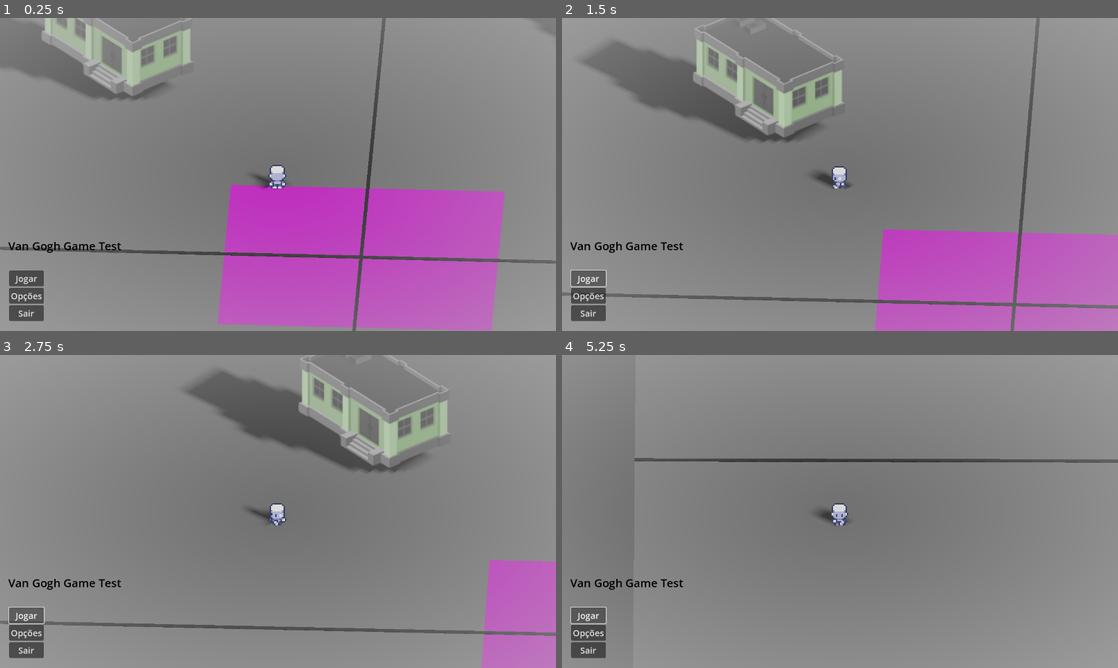
Above: before the commit, frames 1-4 (two rows, left to right).
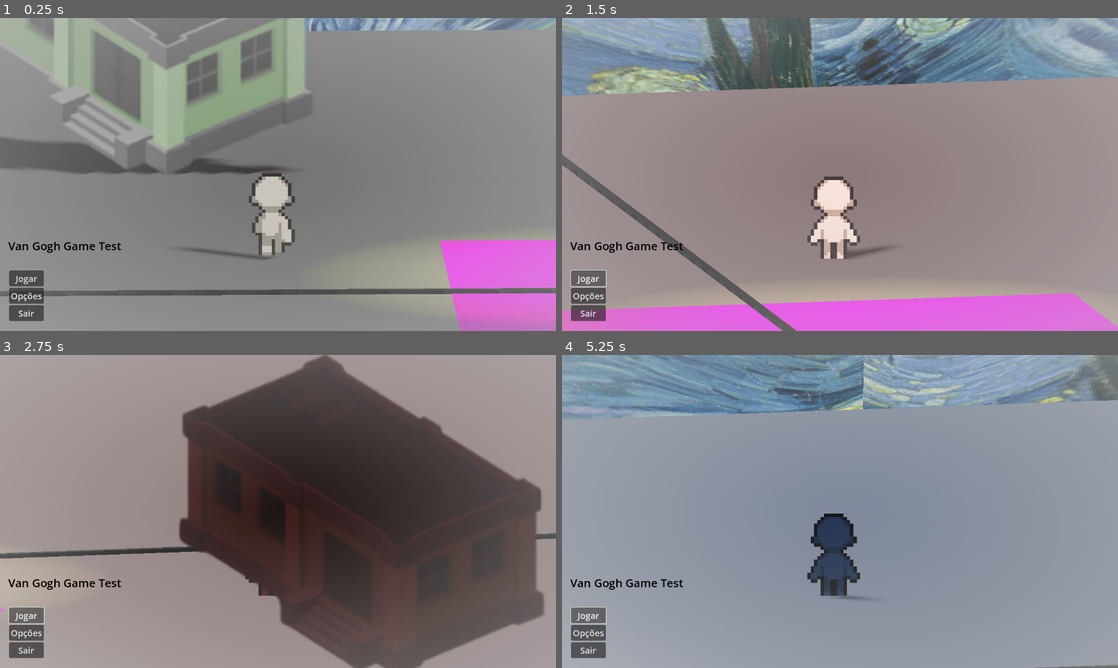
Above: after the commit, the same moments.

Repository: AkiraNim/Van-Gogh-Game
Game: Godot game, scene res://Scenes/Test_Scenes/main_menu_test.tscn
The game is run twice, just before and just after one commit, with the same random seed, the same clock (stepped at 60 frames per second) and the same inputs. This scene is started directly instead of the project's main scene.
Inputs:
- Up to frame 1 (0.25 s): no input
- Up to frame 2 (1.5 s): click "Jogar" at 0.5 s; click "Jogar" at 1.25 s
- Up to frame 3 (2.75 s): tap Enter (ui_accept) at 2, 2.27 s; hold Right (move_right) from 2.03 s (still down)
- Up to frame 4 (5.25 s): release Right (move_right) at 2.78 s; hold Down (move_down) 2.78-3.53 s; tap Enter (ui_accept) at 3.02, 4.52 s; hold Right (move_right) 3.53-4.28 s; hold Up (move_up) 4.28-5.03 s; hold Left (move_left) from 5.03 s (still down)

The runs differ from the first frame. In frame 1, 42% of the frame differs, in the area x 0-100%, y 0-100%; in frame 2, 59%; in frame 3, 71%; in frame 4, 91%.

Commit message:
feat: update scenes

Diff:
--- a/van-gogh-game/Scenes/Test_Scenes/main_menu_test.tscn
+++ b/van-gogh-game/Scenes/Test_Scenes/main_menu_test.tscn
@@ -1,13 +1,13 @@
-[gd_scene load_steps=26 format=3 uid="uid://bauhhjaxsi0jn"]
+[gd_scene load_steps=28 format=3 uid="uid://bauhhjaxsi0jn"]
 
 [ext_resource type="Shader" uid="uid://dwl85yfj0oh1d" path="res://Shaders/Test/main_menu_test.gdshader" id="1_rhw2h"]
 [ext_resource type="Texture2D" uid="uid://d3nnvb8ratflu" path="res://Assets/Scenarios/Buildings/Test/Design sem nome (2).png" id="2_01u15"]
+[ext_resource type="Texture2D" uid="uid://cge3tladpec5o" path="res://Assets/Scenarios/Sky/Test/Gemini_Generated_Image_glydl6glydl6glyd.png" id="2_8bvnj"]
 [ext_resource type="Script" uid="uid://chxg5f7wf5jjh" path="res://Scripts/Test_Scripts/player_follow.gd" id="3_8bvnj"]
 [ext_resource type="PackedScene" uid="uid://dpul6ki1565qd" path="res://Scenes/Test_Scenes/camera_3d.tscn" id="3_o02hk"]
-[ext_resource type="SpriteFrames" uid="uid://dg03xp5kqx2qs" path="res://SpriteFrames/player_sprite_frame.tres" id="4_8bvnj"]
 [ext_resource type="Texture2D" uid="uid://cl0xl76f7yppo" path="res://Assets/Scenarios/Buildings/Design sem nome.png" id="5_e1ivv"]
+[ext_resource type="SpriteFrames" uid="uid://c34islyd00pxg" path="res://SpriteFrames/player_sprite_frame 16x32.tres" id="5_ylnes"]
 [ext_resource type="Script" uid="uid://dr35a0p42an5" path="res://Scripts/Test_Scripts/test_scene_2.gd" id="6_ylnes"]
-[ext_resource type="Script" uid="uid://bbde0kyu1k1bp" path="res://Scripts/Test_Scripts/camera_3d.gd" id="7_8bvnj"]
 
 [sub_resource type="CanvasTexture" id="CanvasTexture_m2p35"]
 
@@ -17,29 +17,40 @@
 shader_parameter/radius = 0.59200002812
 shader_parameter/softness = 1.0
 
+[sub_resource type="PanoramaSkyMaterial" id="PanoramaSkyMaterial_hf300"]
+panorama = ExtResource("2_8bvnj")
+filter = false
+
+[sub_resource type="Sky" id="Sky_8pboq"]
+sky_material = SubResource("PanoramaSkyMaterial_hf300")
+process_mode = 1
+
 [sub_resource type="Environment" id="Environment_vtuy8"]
+background_mode = 2
+sky = SubResource("Sky_8pboq")
+sky_rotation = Vector3(0, 2.7925267, 0)
 ambient_light_source = 2
+
+[sub_resource type="BoxShape3D" id="BoxShape3D_usxod"]
+size = Vector3(1, 0.22705078, 1)
+
+[sub_resource type="StandardMaterial3D" id="StandardMaterial3D_htqfr"]
+albedo_color = Color(1, 0, 1, 1)
+
+[sub_resource type="PlaneMesh" id="PlaneMesh_iqs5x"]
+
+[sub_resource type="BoxShape3D" id="BoxShape3D_ew6fa"]
+size = Vector3(1, 0.4215088, 1)
+
+[sub_resource type="StandardMaterial3D" id="StandardMaterial3D_h6hbo"]
+albedo_color = Color(0, 0, 0, 1)
+
+[sub_resource type="BoxMesh" id="BoxMesh_pt8oq"]
+material = SubResource("StandardMaterial3D_h6hbo")
 
 [sub_resource type="BoxShape3D" id="BoxShape3D_s7h03"]
 size = Vector3(1.8698254, 1.4350586, 2.6168108)
 
-[sub_resource type="BoxShape3D" id="BoxShape3D_usxod"]
-size = Vector3(1, 0.22705078, 1)
-
-[sub_resource type="StandardMaterial3D" id="StandardMaterial3D_htqfr"]
-albedo_color = Color(1, 0, 1, 1)
-
-[sub_resource type="PlaneMesh" id="PlaneMesh_iqs5x"]
-
-[sub_resource type="BoxShape3D" id="BoxShape3D_ew6fa"]
-size = Vector3(1, 0.4215088, 1)
-
-[sub_resource type="StandardMaterial3D" id="StandardMaterial3D_h6hbo"]
-albedo_color = Color(0, 0, 0, 1)
-
-[sub_resource type="BoxMesh" id="BoxMesh_pt8oq"]
-material = SubResource("StandardMaterial3D_h6hbo")
-
 [sub_resource type="BoxShape3D" id="BoxShape3D_h6hbo"]
 size = Vector3(9.97998, 3.7212524, 9.982086)
 
@@ -55,17 +66,17 @@
 [sub_resource type="BoxShape3D" id="BoxShape3D_5bl01"]
 size = Vector3(4.0394287, 3.7212524, 4.039345)
 
-[sub_resource type="Curve3D" id="Curve3D_e1ivv"]
+[sub_resource type="Curve3D" id="Curve3D_8bvnj"]
 closed = true
 _data = {
-"points": PackedVector3Array(0, 0, 0, 0, 0, 0, -1.2499037, -0.23279381, -1.4588542, 0, 0, 0, 0, 0, 0, -1.4625635, -0.23279381, -3.221204, 0, 0, 0, 0, 0, 0, -5.0671825, -0.23279381, -2.936254, 0, 0, 0, 0, 0, 0, -6.8623686, -0.23279381, 0.15545502, 0, 0, 0, 0, 0, 0, -7.184987, -0.23279381, 3.8103533, 0, 0, 0, 0, 0, 0, -4.7150116, -0.23279381, 7.009278, 0, 0, 0, 0, 0, 0, 3.8968751, -0.23279381, 7.369963, 0, 0, 0, 0, 0, 0, 6.235911, -0.23279381, 3.7595687, 0, 0, 0, 0, 0, 0, 1.7420734, -0.23279381, -1.4731016),
-"tilts": PackedFloat32Array(0, 0, 0, 0, 0, 0, 0, 0, 0)
+"points": PackedVector3Array(0, 0, 0, 0, 0, 0, -1.5478821, 0, -0.25162616, 0, 0, 0, 0, 0, 0, -1.4868813, 0, -1.9748837, 0, 0, 0, 0, 0, 0, -5.0706477, 0, -2.737387, 0, 0, 0, 0, 0, 0, -6.4126534, 0, 3.2101393),
+"tilts": PackedFloat32Array(0, 0, 0, 0)
 }
-point_count = 9
-
-[sub_resource type="CapsuleShape3D" id="CapsuleShape3D_8bvnj"]
-radius = 0.1459961
-height = 0.4065323
+point_count = 4
+
+[sub_resource type="CapsuleShape3D" id="CapsuleShape3D_f3fd5"]
+radius = 0.11035156
+height = 0.44779205
 
 [node name="Control" type="Control"]
 layout_mode = 3
@@ -94,35 +105,17 @@
 render_target_update_mode = 4
 
 [node name="TestScene2" type="Node3D" parent="SubViewportContainer/SubViewport"]
-transform = Transform3D(1, 0, 0, 0, 1, 0, 0, 0, 1, -0.835762, 0.23278809, -0.13537598)
-
-[node name="WorldEnvironment" type="WorldEnvironment" parent="SubViewportContainer/SubViewport/TestScene2"]
+
+[node name="Sky" type="Node3D" parent="SubViewportContainer/SubViewport/TestScene2"]
+
+[node name="WorldEnvironment" type="WorldEnvironment" parent="SubViewportContainer/SubViewport/TestScene2/Sky"]
 environment = SubResource("Environment_vtuy8")
 
-[node name="DirectionalLight3D" type="DirectionalLight3D" parent="SubViewportContainer/SubViewport/TestScene2"]
+[node name="DirectionalLight3D" type="DirectionalLight3D" parent="SubViewportContainer/SubViewport/TestScene2/Sky"]
 transform = Transform3D(0.62932026, -0.36364973, 0.6868148, 0, 0.88376546, 0.46792972, -0.77714586, -0.2944777, 0.5561716, 0, 3.600955, 0)
 layers = 2
 shadow_enabled = true
 shadow_opacity = 0.85
-
-[node name="StaticBody3D" type="StaticBody3D" parent="SubViewportContainer/SubViewport/TestScene2"]
-transform = Transform3D(1, 0, 0, 0, 0.99999994, 0, 0, 0, 0.99999994, -3.7002563, 0.8326516, -4.7178955)
-
-[node name="CollisionShape3D" type="CollisionShape3D" parent="SubViewportContainer/SubViewport/TestScene2/StaticBody3D"]
-transform = Transform3D(0.8333878, 0, 0.55268866, 0, 0.9999942, 0, -0.5526829, 0, 0.833382, -0.0037686825, -0.2175293, -0.55882406)
-shape = SubResource("BoxShape3D_s7h03")
-
-[node name="Sprite3D2" type="Sprite3D" parent="SubViewportContainer/SubViewport/TestScene2/StaticBody3D"]
-transform = Transform3D(1, 0, 2.9802322e-08, 2.9802317e-08, 0.99999976, 0, -5.9604634e-08, 0, 0.9999998, 0, 0, 0)
-billboard = 1
-shaded = true
-alpha_cut = 2
-texture = ExtResource("2_01u15")
-
-[node name="Sprite3D3" type="Sprite3D" parent="SubViewportContainer/SubViewport/TestScene2"]
-transform = Transform3D(1, 0, 0, 0, 0.85985225, 0.5105429, 0, -0.5105429, 0.85985225, 4.590726, 0.75343406, -5.5870066)
-alpha_cut = 2
-texture = ExtResource("2_01u15")
 
 [node name="floor2" type="StaticBody3D" parent="SubViewportContainer/SubViewport/TestScene2"]
 
@@ -147,6 +140,11 @@
 mesh = SubResource("PlaneMesh_iqs5x")
 
 [node name="Cenario" type="Node3D" parent="SubViewportContainer/SubViewport/TestScene2"]
+
+[node name="Sprite3D3" type="Sprite3D" parent="SubViewportContainer/SubViewport/TestScene2/Cenario"]
+transform = Transform3D(1, 0, 0, 0, 0.85985225, 0.5105429, 0, -0.5105429, 0.85985225, 4.590726, 0.75343406, -5.5870066)
+alpha_cut = 2
+texture = ExtResource("2_01u15")
 
 [node name="MeshInstance3D" type="MeshInstance3D" parent="SubViewportContainer/SubViewport/TestScene2/Cenario"]
 transform = Transform3D(-2.1855695e-09, 20, -2.1855695e-09, 0, -8.742278e-07, -0.05, -0.05, -8.742278e-07, 9.553427e-17, 0, 0, 0)
@@ -165,10 +163,24 @@
 texture_filter = 2
 texture = ExtResource("5_e1ivv")
 
+[node name="StaticBody3D" type="StaticBody3D" parent="SubViewportContainer/SubViewport/TestScene2/Cenario"]
+transform = Transform3D(1, 0, 0, 0, 0.99999994, 0, 0, 0, 0.99999994, -3.7002563, 0.8326516, -4.7178955)
+
+[node name="CollisionShape3D" type="CollisionShape3D" parent="SubViewportContainer/SubViewport/TestScene2/Cenario/StaticBody3D"]
+transform = Transform3D(0.8333878, 0, 0.55268866, 0, 0.9999942, 0, -0.5526829, 0, 0.833382, -0.0037686825, -0.2175293, -0.55882406)
+shape = SubResource("BoxShape3D_s7h03")
+
+[node name="Sprite3D2" type="Sprite3D" parent="SubViewportContainer/SubViewport/TestScene2/Cenario/StaticBody3D"]
+transform = Transform3D(1, 0, 2.9802322e-08, 2.9802317e-08, 0.99999976, 0, -5.9604634e-08, 0, 0.9999998, 0, 0, 0)
+billboard = 1
+shaded = true
+alpha_cut = 2
+texture = ExtResource("2_01u15")
+
 [node name="Zonas" type="Node3D" parent="SubViewportContainer/SubViewport/TestScene2" node_paths=PackedStringArray("world_environment", "directional_light", "zona_vermelha", "zona_azul", "zona_verde", "zona_amarela", "zona_neutra")]
 script = ExtResource("6_ylnes")
-world_environment = NodePath("../WorldEnvironment")
-directional_light = NodePath("../DirectionalLight3D")
+world_environment = NodePath("../Sky/WorldEnvironment")
+directional_light = NodePath("../Sky/DirectionalLight3D")
 cor_zona_vermelha = Color(0.22745098, 0.039215688, 0.039215688, 1)
 cor_zona_azul = Color(0.0627451, 0.14117648, 0.29411766, 1)
 cor_zona_verde = Color(0.051678214, 0.26028818, 0.06808573, 1)
@@ -189,7 +201,6 @@
 
 [node name="ZonaVermelha" type="Area3D" parent="SubViewportContainer/SubViewport/TestScene2/Zonas"]
 transform = Transform3D(1, 0, 0, 0, 1, 0, 0, 0, 1, -5.0018616, 0, -5.017602)
-collision_mask = 2
 
 [node name="CollisionShape3D" type="CollisionShape3D" parent="SubViewportContainer/SubViewport/TestScene2/Zonas/ZonaVermelha"]
 transform = Transform3D(1, 0, 0, 0, 1, 0, 0, 0, 1, 0, 1.7264099, 0)
@@ -198,7 +209,6 @@
 
 [node name="ZonaAzul" type="Area3D" parent="SubViewportContainer/SubViewport/TestScene2/Zonas"]
 transform = Transform3D(1, 0, 0, 0, 1, 0, 0, 0, 1, -5.0018616, 0, 4.999892)
-collision_mask = 2
 
 [node name="CollisionShape3D" type="CollisionShape3D" parent="SubViewportContainer/SubViewport/TestScene2/Zonas/ZonaAzul"]
 transform = Transform3D(1, 0, 0, 0, 1, 0, 0, 0, 1, 0, 1.7264099, 0)
@@ -207,7 +217,6 @@
 
 [node name="ZonaVerde" type="Area3D" parent="SubViewportContainer/SubViewport/TestScene2/Zonas"]
 transform = Transform3D(1, 0, 0, 0, 1, 0, 0, 0, 1, 4.998123, 0, 4.999892)
-collision_mask = 2
 
 [node name="CollisionShape3D" type="CollisionShape3D" parent="SubViewportContainer/SubViewport/TestScene2/Zonas/ZonaVerde"]
 transform = Transform3D(1, 0, 0, 0, 1, 0, 0, 0, 1, 0, 1.7264099, 0)
@@ -216,7 +225,6 @@
 
 [node name="ZonaAmarela" type="Area3D" parent="SubViewportContainer/SubViewport/TestScene2/Zonas"]
 transform = Transform3D(1, 0, 0, 0, 1, 0, 0, 0, 1, 4.0004425, 0, -4.168215)
-collision_mask = 2
 
 [node name="CollisionShape3D" type="CollisionShape3D" parent="SubViewportContainer/SubViewport/TestScene2/Zonas/ZonaAmarela"]
 transform = Transform3D(1, 0, 0, 0, 1, 0, 0, 0, 1, 0.96985435, 1.7264099, -0.8890314)
@@ -224,52 +232,54 @@
 debug_color = Color(0.87058824, 1, 0, 0.41960785)
 
 [node name="ZonaNeutra" type="Area3D" parent="SubViewportContainer/SubViewport/TestScene2/Zonas"]
-collision_mask = 2
 
 [node name="CollisionShape3D" type="CollisionShape3D" parent="SubViewportContainer/SubViewport/TestScene2/Zonas/ZonaNeutra"]
 transform = Transform3D(1, 0, 0, 0, 1, 0, 0, 0, 1, -0.03729248, 0, -0.019390106)
 shape = SubResource("BoxShape3D_5bl01")
 debug_color = Color(0.6666667, 0, 1, 0.41960785)
 
-[node name="Player" type="Node3D" parent="SubViewportContainer/SubViewport/TestScene2" node_paths=PackedStringArray("camera")]
-transform = Transform3D(1, 0, 0, 0, 1, 0, 0, 0, 1, 0, 0.056292474, 0)
+[node name="SpotLight3D" type="SpotLight3D" parent="SubViewportContainer/SubViewport/TestScene2"]
+transform = Transform3D(1, 0, 0, 0, -4.371139e-08, 1, 0, -1, -4.371139e-08, -0.95129395, 2, -0.59262085)
+light_color = Color(1, 1, 0.56078434, 1)
+light_energy = 0.631
+shadow_enabled = true
+
+[node name="Path3D" type="Path3D" parent="SubViewportContainer/SubViewport" node_paths=PackedStringArray("camera")]
+curve = SubResource("Curve3D_8bvnj")
 script = ExtResource("3_8bvnj")
-camera = NodePath("Path3D/Camera3D2")
-
-[node name="Path3D" type="Path3D" parent="SubViewportContainer/SubViewport/TestScene2/Player"]
-transform = Transform3D(1, 0, 0, 0, 1, 0, 0, 0, 1, 0, 0.40027428, 0)
-curve = SubResource("Curve3D_e1ivv")
-
-[node name="Camera3D2" parent="SubViewportContainer/SubViewport/TestScene2/Player/Path3D" node_paths=PackedStringArray("alvo") instance=ExtResource("3_o02hk")]
-transform = Transform3D(1, 0, 0, 0, 0.85985225, 0.5105429, 0, -0.5105429, 0.85985225, 0.23399997, 5.683316, 8.839263)
-script = ExtResource("7_8bvnj")
-alvo = NodePath("../PathFollow3D/AnimatedSprite3D")
-
-[node name="PathFollow3D" type="PathFollow3D" parent="SubViewportContainer/SubViewport/TestScene2/Player/Path3D"]
-transform = Transform3D(0.9927909, 0, 0.11979842, 0, 0.99999994, 0, -0.11979842, 0, 0.9927909, -1.2499037, -0.23279381, -1.4588542)
-
-[node name="AnimatedSprite3D" type="AnimatedSprite3D" parent="SubViewportContainer/SubViewport/TestScene2/Player/Path3D/PathFollow3D"]
+camera = NodePath("PathFollow3D/CharacterBody3D/Camera3D")
+
+[node name="PathFollow3D" type="PathFollow3D" parent="SubViewportContainer/SubViewport/Path3D"]
+transform = Transform3D(0.99937403, 0, -0.035376396, 0, 1, 0, 0.035376396, 0, 0.99937403, -1.5478821, 0, -0.25162616)
+
+[node name="Camera3D" parent="SubViewportContainer/SubViewport/Path3D/PathFollow3D" instance=ExtResource("3_o02hk")]
+transform = Transform3D(1, 0, 0, 0, 0.9871363, 0.1598812, 0, -0.1598812, 0.9871363, -1.5, 1.1709666, 3.480124)
+size = 1.9042615
+
+[node name="CharacterBody3D" type="CharacterBody3D" parent="SubViewportContainer/SubViewport/Path3D/PathFollow3D" groups=["player"]]
+transform = Transform3D(1, 0, 0, 0, 1, 0, 0, 0, 1, -1.5379577, 0.32255808, -0.54956055)
+
+[node name="Camera3D" parent="SubViewportContainer/SubViewport/Path3D/PathFollow3D/CharacterBody3D" instance=ExtResource("3_o02hk")]
+transform = Transform3D(1, 0, 0, 0, 0.85985225, 0.5105429, 0, -0.5105429, 0.85985225, 0.234, 5.683316, 8.839263)
+current = false
+
+[node name="CollisionShape3D" type="CollisionShape3D" parent="SubViewportContainer/SubViewport/Path3D/PathFollow3D/CharacterBody3D"]
+transform = Transform3D(1, 0, 0, 0, 1, 0, 0, 0, 1, 0, 0.009311676, 0)
+shape = SubResource("CapsuleShape3D_f3fd5")
+
+[node name="AnimatedSprite3D" type="AnimatedSprite3D" parent="SubViewportContainer/SubViewport/Path3D/PathFollow3D/CharacterBody3D"]
 transform = Transform3D(2, 0, 0, 0, 2, 0, 0, 0, 2, 0, 0, 0)
 billboard = 1
 shaded = true
 alpha_cut = 2
 texture_filter = 2
-sprite_frames = ExtResource("4_8bvnj")
-animation = &"walking_down_left"
-frame_progress = 0.86712366
-
-[node name="Area3D" type="Area3D" parent="SubViewportContainer/SubViewport/TestScene2/Player/Path3D/PathFollow3D"]
-
-[node name="CollisionShape3D" type="CollisionShape3D" parent="SubViewportContainer/SubViewport/TestScene2/Player/Path3D/PathFollow3D/Area3D"]
-transform = Transform3D(1, 0, -1.192096e-07, 0, 1, 0, 1.192096e-07, 0, 1, 0, -0.027985185, -0.010314822)
-shape = SubResource("CapsuleShape3D_8bvnj")
-
-[node name="TimerPatrulha" type="Timer" parent="SubViewportContainer/SubViewport/TestScene2/Player/Path3D"]
-wait_time = 50.0
-one_shot = true
-
-[node name="TimerPausa" type="Timer" parent="SubViewportContainer/SubViewport/TestScene2/Player/Path3D"]
-wait_time = 4.0
+sprite_frames = ExtResource("5_ylnes")
+animation = &"idle_down"
+autoplay = "idle_down"
+
+[node name="TimerPatrulha" type="Timer" parent="SubViewportContainer/SubViewport/Path3D"]
+
+[node name="TimerPausa" type="Timer" parent="SubViewportContainer/SubViewport/Path3D"]
 
 [node name="Label" type="Label" parent="."]
 layout_mode = 0
@@ -304,6 +314,3 @@
 layout_mode = 2
 theme_override_font_sizes/font_size = 20
 text = "Sair"
-
-[connection signal="timeout" from="SubViewportContainer/SubViewport/TestScene2/Player/Path3D/TimerPatrulha" to="SubViewportContainer/SubViewport/TestScene2/Player" method="_on_timer_patrulha_timeout"]
-[connection signal="timeout" from="SubViewportContainer/SubViewport/TestScene2/Player/Path3D/TimerPausa" to="SubViewportContainer/SubViewport/TestScene2/Player" method="_on_timer_pausa_timeout"]
--- a/van-gogh-game/Scripts/Test_Scripts/player_follow.gd
+++ b/van-gogh-game/Scripts/Test_Scripts/player_follow.gd
@@ -9,10 +9,10 @@
 @export var camera: Camera3D
 
 # --- Referências aos Nós ---
-@onready var path_follow: PathFollow3D = $Path3D/PathFollow3D
-@onready var timer_patrulha: Timer = $Path3D/TimerPatrulha
-@onready var timer_pausa: Timer = $Path3D/TimerPausa
-@onready var sprite: AnimatedSprite3D = $Path3D/PathFollow3D/AnimatedSprite3D
+@onready var path_follow: PathFollow3D = $PathFollow3D
+@onready var timer_patrulha: Timer = $TimerPatrulha
+@onready var timer_pausa: Timer = $TimerPausa
+@onready var sprite: AnimatedSprite3D =$PathFollow3D/CharacterBody3D/AnimatedSprite3D
 
 # --- Controle de Estados ---
 enum Estado { MOVENDO, PAUSADO }
